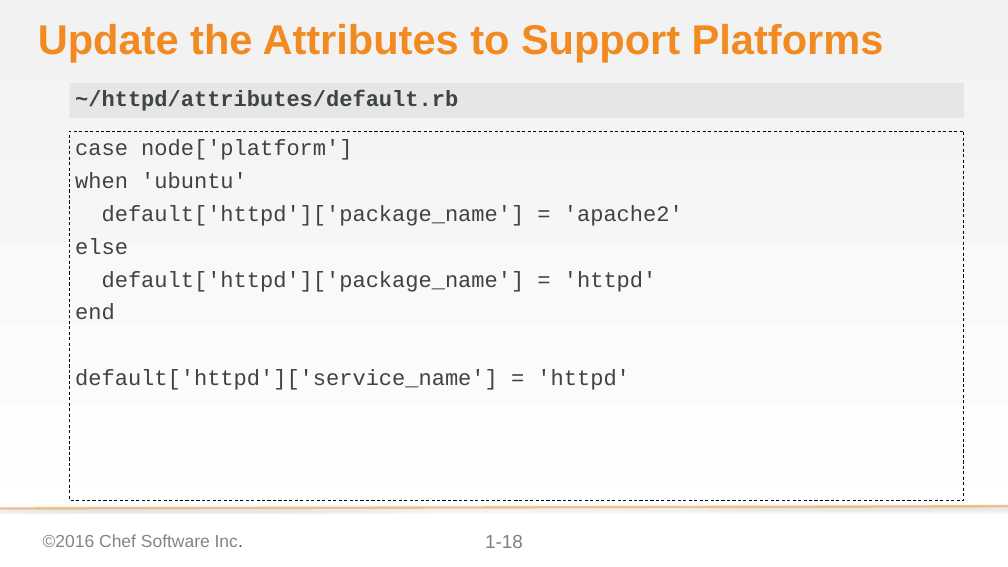
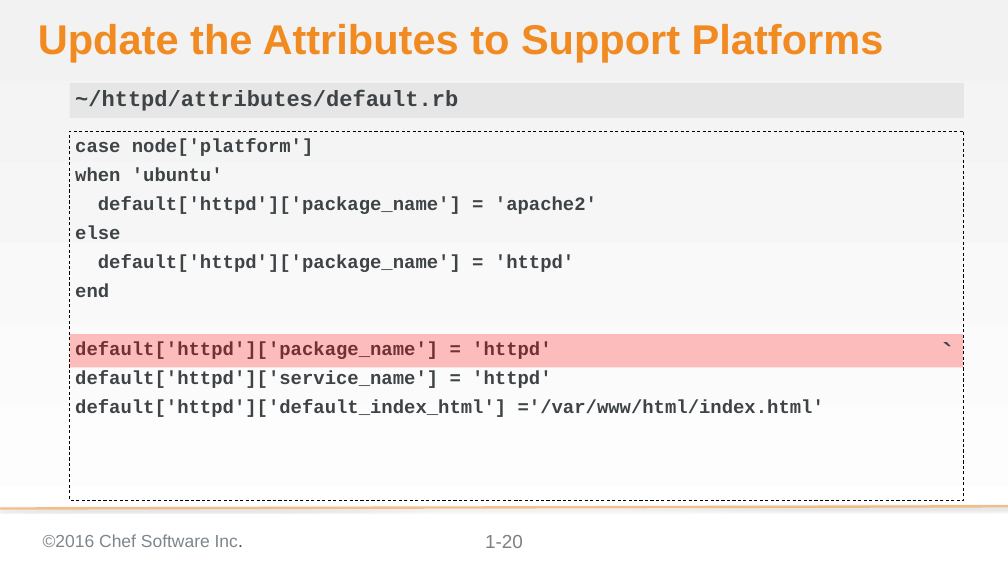
Before and after one commit to chef-training/test_driven_cookbook_development, a slide deck: slide 20 of 08-refactoring_for_multiple_platforms.pptx (slide 18 before the commit). Drawn at 1008x567 pixels with LibreOffice and Linux fonts; fonts in the diff are those of the drawing; background and template pictures are left out. Boxes give left, top, right and bottom in pixels: in the first picture for what was removed or moved away, otherwise in the second. Text is boxed around its words. In the diff, an @@ line names an element or a change of style, - is before the commit and + after.

```diff
--- a/08-refactoring_for_multiple_platforms.pptx
+++ b/08-refactoring_for_multiple_platforms.pptx
@@ text at [75, 139, 597, 388]: size 28 to 24 pt, bold on in "case node['platform']", "when 'ubuntu'", "default['httpd']['package_name'] = 'apache2'", "else" and 3 more places @@
@@ text added at [70, 334, 963, 367], fill #FF0000 at 25% opacity, 42.7 pt, text #3E4346 @@
+`
@@ text at [75, 342, 551, 359]: paragraph added @@
+default['httpd']['package_name'] = 'httpd'
@@ text at [75, 400, 824, 417]: paragraph added @@
+default['httpd']['default_index_html'] ='/var/www/html/index.html'
@@ page number at [485, 535, 523, 548]: text changed @@
-1-18
+1-20
```
Also in this commit, not shown: 36 other slides changed, 3 slides added.
